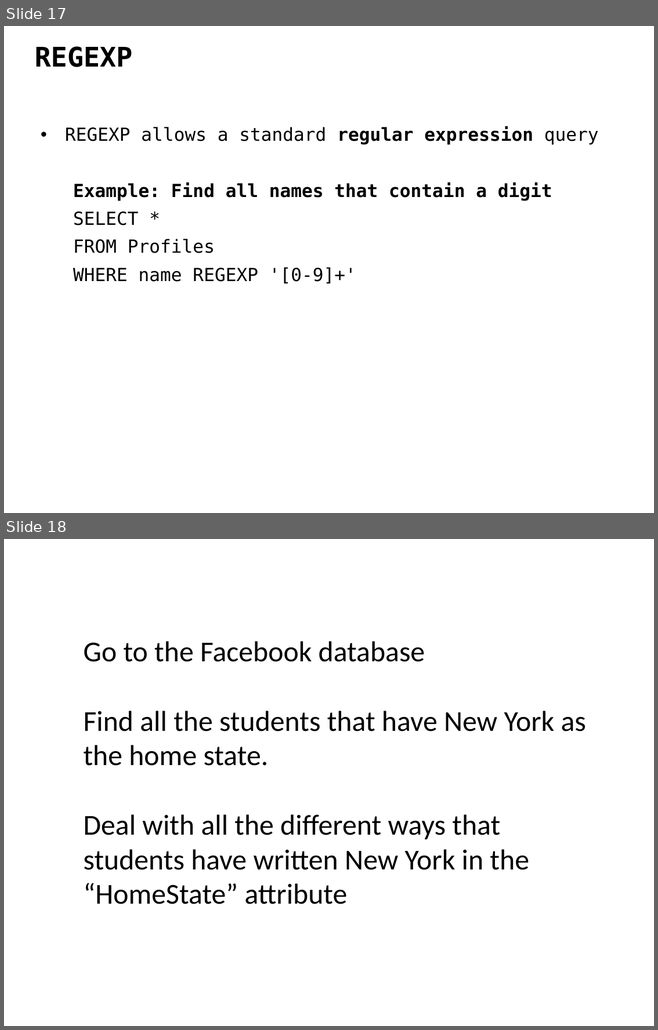
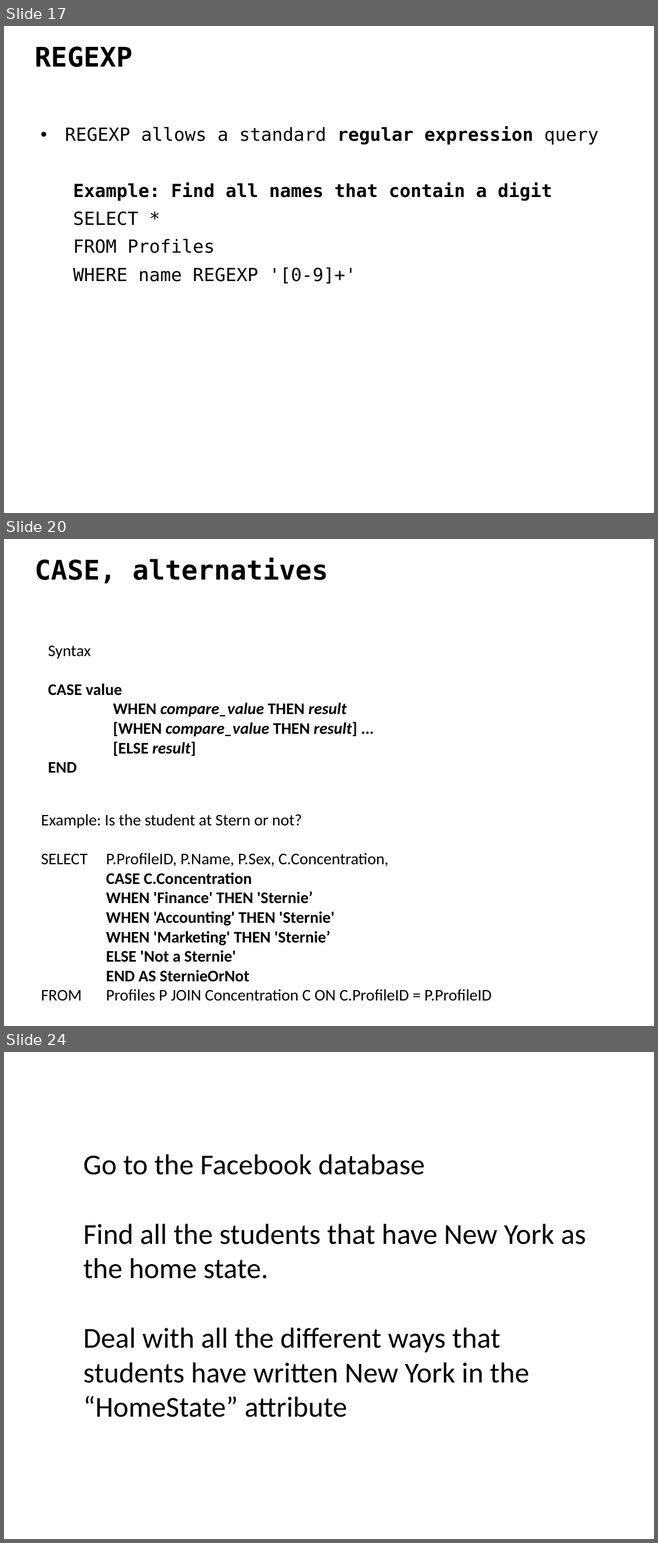
Before and after one commit to ipeirotis/introduction-to-databases, a slide deck: session3/B3-SQL_Filtering.pptx. Shown one above the other, each under a label of ours: slides 17 and 18 before the commit, slides 17, 20 and 24 after it; the slides between them are not shown. The pictures are 658x1030 and 658x1543 pixels, drawn with LibreOffice and Linux fonts; fonts in the diff are those of the drawing. Boxes give left, top, right and bottom in pixels: in the first picture for what was removed or moved away, otherwise in the second. Text is boxed around its words. In the diff, an @@ line names an element or a change of style, - is before the commit and + after.

```diff
--- a/session3/B3-SQL_Filtering.pptx
+++ b/session3/B3-SQL_Filtering.pptx
@@ slide 20 added at box(4, 539, 654, 1026), background #FFFFFF @@
@@ text added at box(35, 558, 328, 584), 30 pt, text #000000, bold @@
+CASE, alternatives
@@ text added at box(48, 646, 357, 773), 18 pt, text #000000, bold @@
+Syntax
+CASE value
+WHEN compare_value THEN result
+[WHEN compare_value THEN result] ...
+[ELSE result]
+END
@@ text added at box(41, 814, 491, 1001), 18 pt, text #000000 @@
+Example: Is the student at Stern or not?
+SELECT P.ProfileID, P.Name, P.Sex, C.Concentration,
+CASE C.Concentration
+WHEN 'Finance' THEN 'Sternie’
+WHEN 'Accounting' THEN 'Sternie'
+WHEN 'Marketing' THEN 'Sternie’
+ELSE 'Not a Sternie'
+END AS SternieOrNot
+FROM Profiles P JOIN Concentration C ON C.ProfileID = P.ProfileID
@@ what was slide 18 is now slide 24 @@
```
Also in this commit, not shown: 5 other slides added.
